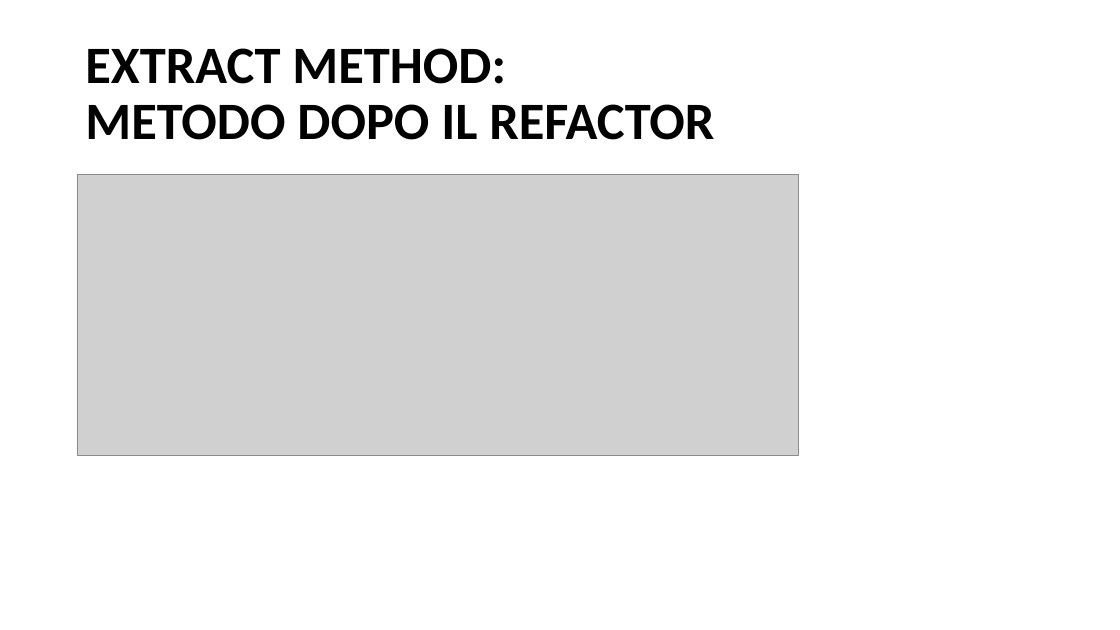
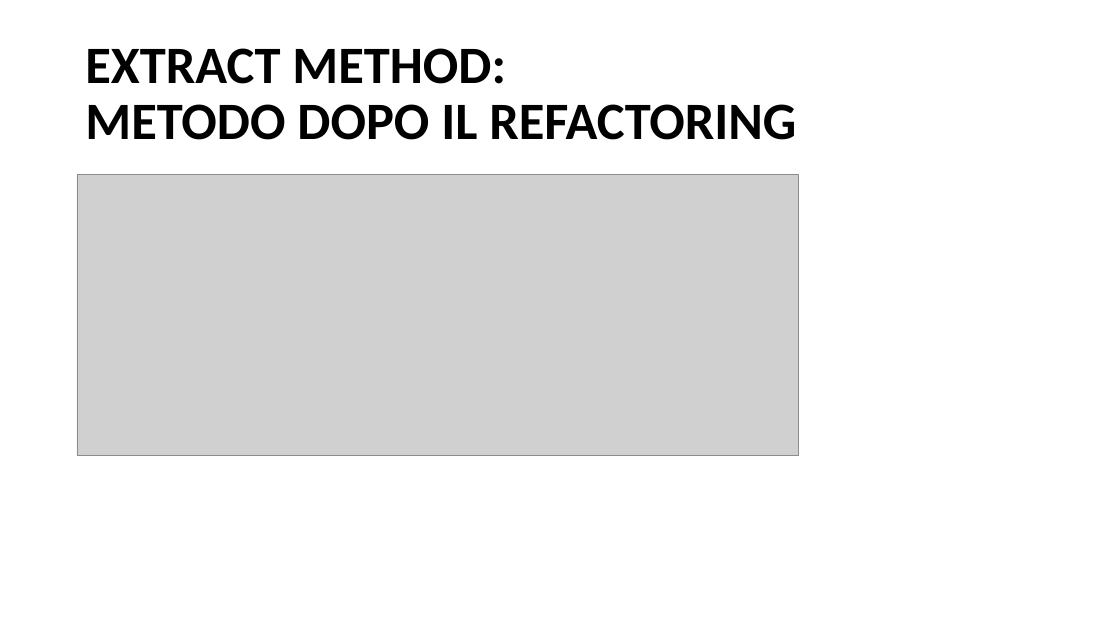
Before and after one commit to Inge-sw/IngeSw, a slide deck: slide 13 of Documenti/PROGETTO.pptx. Drawn at 1120x630 pixels with LibreOffice and Linux fonts; fonts in the diff are those of the drawing; grey boxes stand for pictures; background and template pictures are left out. Boxes give left, top, right and bottom in pixels: in the first picture for what was removed or moved away, otherwise in the second. Text is boxed around its words. In the diff, an @@ line names an element or a change of style, - is before the commit and + after.

```diff
--- a/Documenti/PROGETTO.pptx
+++ b/Documenti/PROGETTO.pptx
@@ title at (85,48,796,140): text changed @@
-EXTRACT METHOD:
-METODO DOPO IL REFACTOR
+EXTRACT METHOD:
+METODO DOPO IL REFACTORING
```
Also in this commit, not shown: 5 other slides changed.
